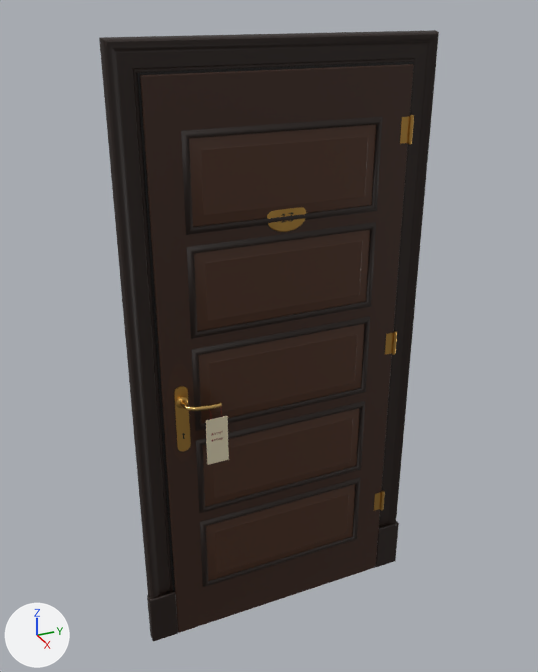
Two versions of the glTF model LIMINAL V13/data/models/hotel_door_d@2.glb, one commit apart.
Rendered twice from a 50 mm lens placed at (2.22, -1.04, 2.33), pointed at (-0.01, -0.04, 1.21). The axes (+X, +Y, +Z) are drawn at lower left. The lights are the same throughout. The older version comes first. Where no turn or scale is listed for an object, it has been applied to the vertices.

In view in the first picture: 'abrieb', 'bekleidung', 'beschlag', 'blatt', 'fuellungen', 'fuge', 'karte', 'kehlleisten' and 2 more.
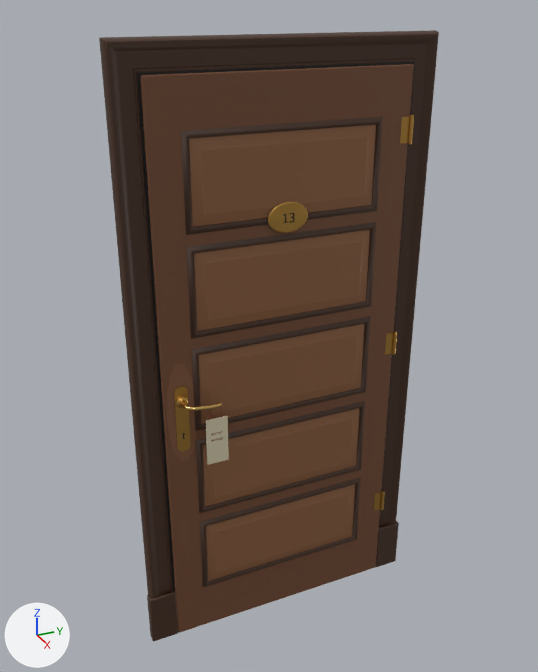
The change, as JSON lines over the scene's bpy script:
```json
{"op": "add", "block": "mat_look_wood_tex_wood_walnut_floor_r_0_45__holz_abgegriffen", "code": ["mat_look_wood_tex_wood_walnut_floor_r_0_45__holz_abgegriffen = principled_material('look=wood tex=wood_walnut_floor r=0.45 #holz_abgegriffen')", "mat_look_wood_tex_wood_walnut_floor_r_0_45__holz_abgegriffen.base_color = (0.233, 0.1, 0.047)  # brown #85593d", "mat_look_wood_tex_wood_walnut_floor_r_0_45__holz_abgegriffen.roughness = 0.35"]}
{"op": "add", "block": "mat_look_wood_tex_wood_walnut_floor_r_0_55__nussbaum_hell", "code": ["mat_look_wood_tex_wood_walnut_floor_r_0_55__nussbaum_hell = principled_material('look=wood tex=wood_walnut_floor r=0.55 #nussbaum_hell')", "mat_look_wood_tex_wood_walnut_floor_r_0_55__nussbaum_hell.base_color = (0.274, 0.119, 0.0509)  # brown #8f6140", "mat_look_wood_tex_wood_walnut_floor_r_0_55__nussbaum_hell.roughness = 0.45"]}
{"op": "add", "block": "mat_look_wood_tex_wood_walnut_floor_r_0_6__nussbaum", "code": ["mat_look_wood_tex_wood_walnut_floor_r_0_6__nussbaum = principled_material('look=wood tex=wood_walnut_floor r=0.6 #nussbaum')", "mat_look_wood_tex_wood_walnut_floor_r_0_6__nussbaum.base_color = (0.179, 0.0732, 0.0331)  # brown #754c33", "mat_look_wood_tex_wood_walnut_floor_r_0_6__nussbaum.roughness = 0.45"]}
{"block": "me_blatt", "where": "me_blatt.from_pydata(...)  # 24 vertices, 44 faces; spans x 0.0..0.04, y -0.46..0.46, z 0.0..2.12"}
{"op": "remove", "block": "me_blatt", "code": "me_blatt.materials.append(mat_look_wood_r_0_6__nussbaum)  # brown #381f11"}
{"op": "add", "block": "me_blatt", "code": "me_blatt.materials.append(mat_look_wood_tex_wood_walnut_floor_r_0_6__nussbaum)  # brown #754c33"}
{"block": "me_fuellungen", "where": "me_fuellungen.from_pydata(...)  # 60 vertices, 90 faces; spans x 0.04..0.05, y -0.33..0.33, z 0.22..1.94"}
{"op": "remove", "block": "me_fuellungen", "code": "me_fuellungen.materials.append(mat_look_wood_r_0_55__nussbaum_hell)  # brown #472916"}
{"op": "add", "block": "me_fuellungen", "code": "me_fuellungen.materials.append(mat_look_wood_tex_wood_walnut_floor_r_0_55__nussbaum_hell)  # brown #8f6140"}
{"block": "me_abrieb", "where": "me_abrieb.from_pydata(...)  # 14 vertices, 12 faces; spans x 0.04, y -0.45..-0.34, z 0.805..1.195"}
{"op": "remove", "block": "me_abrieb", "code": "me_abrieb.materials.append(mat_look_wood_r_0_45__holz_abgegriffen)  # brown #3e2212"}
{"op": "add", "block": "me_abrieb", "code": "me_abrieb.materials.append(mat_look_wood_tex_wood_walnut_floor_r_0_45__holz_abgegriffen)  # brown #85593d"}
```

Boxes (x1, y1, x2, y2) around the edits, measured in the pictures (538 x 672 px):
```json
{"object": "fuellungen", "change": "recoloured", "before": [189, 124, 376, 581], "after": [189, 124, 376, 581], "on screen": "lighter"}
{"object": "blatt", "change": "recoloured", "before": [140, 64, 414, 633], "after": [140, 64, 414, 633], "on screen": "lighter"}
{"object": "abrieb", "change": "recoloured", "before": [167, 363, 197, 462], "after": [167, 363, 197, 462], "on screen": "lighter"}
```
